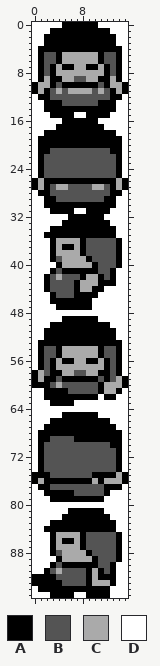
Sprite sheet -- gfx/sprites/fisher.png. Above is the file before it was changed.
The file is 16x96 pixels.
Palette (. is transparent): A #000000  B #545454  C #aaaaaa  D #ffffff
Pixels before, first column x 0:
 0 DDDDDAAAAAADDDDD
 1 DDDAAAAAAAAAADDD
 2 DDAAAAAAAAAAAADD
 3 DDAAAAAAAAAAAADD
 4 DAAAAAAAAAAAAAAD
 5 DABBACCCCCCABBAD
 6 DABBACCCCCCABBAD
 7 DABACAACCAACABAD
 8 DABACCCCCCCCABAD
 9 DACAACCBBCCAACAD
10 ACCABAAAAAABACCA
11 ACABCBCCCCBCBACA
12 DAABBBBBBBBBBAAD
13 DDAAABBBBBBAAADD
14 DDAAAAAAAAAAAADD
15 DDDAAAADDAAAADDD
16 DDDDDAAAAAADDDDD
17 DDDDAAAAAAAADDDD
18 DDAAAAAAAAAAAADD
19 DAAAAAAAAAAAAAAD
20 DAAAAAAAAAAAAAAD
21 DAABBBBBBBBBBAAD
22 DABBBBBBBBBBBBAD
23 DABBBBBBBBBBBBAD
24 DABBBBBBBBBBBBAD
25 DABBBBBBBBBBBBAD
26 ACAAAAAAAAAAAACA
27 ACABCCBBBBCCBACA
28 DAABBBBBBBBBBAAD
29 DDAABBBBBBBBAADD
30 DDAAAAAAAAAAAADD
31 DDDAAAADDAAAADDD
32 DDDDDDAAAAAADDDD
33 DDDDDAAAAAAAADDD
34 DDDAAAAAAAAAAADD
35 DDAAAAAAAAAAAADD
36 DDDACCCCABBBBBAD
37 DDDACAACABBBBBAD
38 DDDACCCCABBBBBAD
39 DDDABCCCCABBBBAD
40 DDDDACCCCCABBBAD
41 DDDABAAAAAABBADD
42 DDABCBBBACCABADD
43 DDABBBBACCCAAADD
44 DDABBBBACCAADDDD
45 DDDABBBAAAADDDDD
46 DDDAAAAAAADDDDDD
47 DDDDAAAAAADDDDDD
48 DDDDDDDDDDDDDDDD
49 DDDDDAAAAAADDDDD
50 DDDAAAAAAAAAADDD
51 DDAAAAAAAAAAAADD
52 DDAAAAAAAAAAAADD
53 DAAAAAAAAAAAAAAD
54 DABBACCCCCCABBAD
55 DABBACCCCCCABBAD
56 DABACAACCAACABAD
57 DABACCCCCCCCABAD
58 ACBAACCBBCCAABAD
59 ACAABAAAAAABABCA
60 AAABCBBBBBBACCCA
61 DDAAAABBBBBACCAD
62 DDAAAAAAAAADAADD
63 DDDAAAADDDDDDDDD
64 DDDDDDDDDDDDDDDD
65 DDDDDAAAAAADDDDD
66 DDDAAAAAAAAAADDD
67 DDAAAAAAAAAAAADD
68 DAAAAAAAAAAAAAAD
69 DAABBBBAAAAAAAAD
70 DABBBBBBBBBBBAAD
71 DABBBBBBBBBBBBAD
72 DABBBBBBBBBBBBAD
73 DABBBBBBBBBBBBAD
74 DABBBBBBBBBBBBAD
75 AAABBBBBBBAAAACA
76 ACAAAAAAAACACCCA
77 DAABBBBBBBBBAAAD
78 DDAAAAABBBBBADDD
79 DDDAAAAAAAAADDDD
80 DDDDDDDDDDDDDDDD
81 DDDDDDAAAAAADDDD
82 DDDDDAAAAAAAADDD
83 DDDAAAAAAAAAAADD
84 DDAAAAAAAAAAAADD
85 DDDACCCCABBBBBAD
86 DDDACAACABBBBBAD
87 DDDACCCCABBBBBAD
88 DDDABCCCCABBBBAD
89 DDDDACCCCCABBBAD
90 DDDABAAAAAABBADD
91 DDABCBBBBACABADD
92 AAAABBBBBACAAADD
93 AAAAABBBBACCCADD
94 DAAAAAAAAAAAADDD
95 DDDAAAADDAAAADDD
Now the later version:
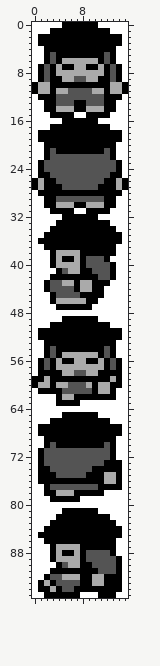
Changes in this commit:
Changed rows in their new state; - is an unchanged pixel.
first column x 1:
 2 A------------A
 3 A------------A
 4 D------------D
 5 DA--AAAAAA--AD
 6 DA----------AD
 9 -B----------B-
10 ---A------A---
11 -CA-CBBBBC-AC-
12 --A--------A--
13 ---B--AA--B---
14 ---CCC--CCC---
17 --A--------A--
18 A------------A
20 D------------D
21 D--AAAAAAAA--D
22 DA----------AD
25 -A----------A-
26 ---BBBBBBBB---
27 --AAB----BAA--
28 --AAAAAAAAAA--
30 ---CCC--CCC---
32 ----A-----D---
33 ---A----------
35 -------------A
36 AA-AAAA-AAAAA-
37 -A-A--A-AAAAAD
38 --------AAAAAD
39 ---CAA-AB--ADD
40 --AC---ABB--AD
41 --DABCC--B----
42 -DAAAAA-AAB---
43 ----CC---A--D-
45 ------B---A---
46 ---CCCCC-A----
first column x 0:
51 -A------------A-
52 -A------------A-
53 -D------------D-
54 -DA--AAAAAA--AD-
55 -DA----------AD-
58 DAA----------A--
59 -AC-A------A-CAD
60 -CCA-C---CAC-AAD
61 -A---B----AC-AD-
62 --DD-CC----A----
63 ---D---A--------
first column x 0:
67 -A------------A-
69 -D-AAAA-------D-
70 -DA-AAAAAAAA--D-
71 -------------AD-
72 -------------AD-
73 ------------AA--
74 --A-------AAAA--
75 D--A-----A--CCAD
76 DA--------A---AD
77 -D---------A----
78 ----CCCAAAAAD---
79 --------DDDD----
81 -----A-----D----
82 ----A-----------
84 --------------A-
85 -AA-AAAA-AAAAA--
86 --A-A--A-AAAAAD-
87 ---------AAAAAD-
88 ----CAA-AB---AD-
89 ---AC---ABB-----
90 ---DABCC--B--BA-
91 --DAAAAAA-AB-BA-
92 DD-B-CCCA--C--A-
93 D-C-B---A---A-A-
94 ---C-BB------AA-
95 --A----A-DD--A--
Pixel boxes of the changes (left, top, right, bottom) in both pictures:
changed: (38, 34, 122, 304)
changed: (32, 328, 128, 598)
